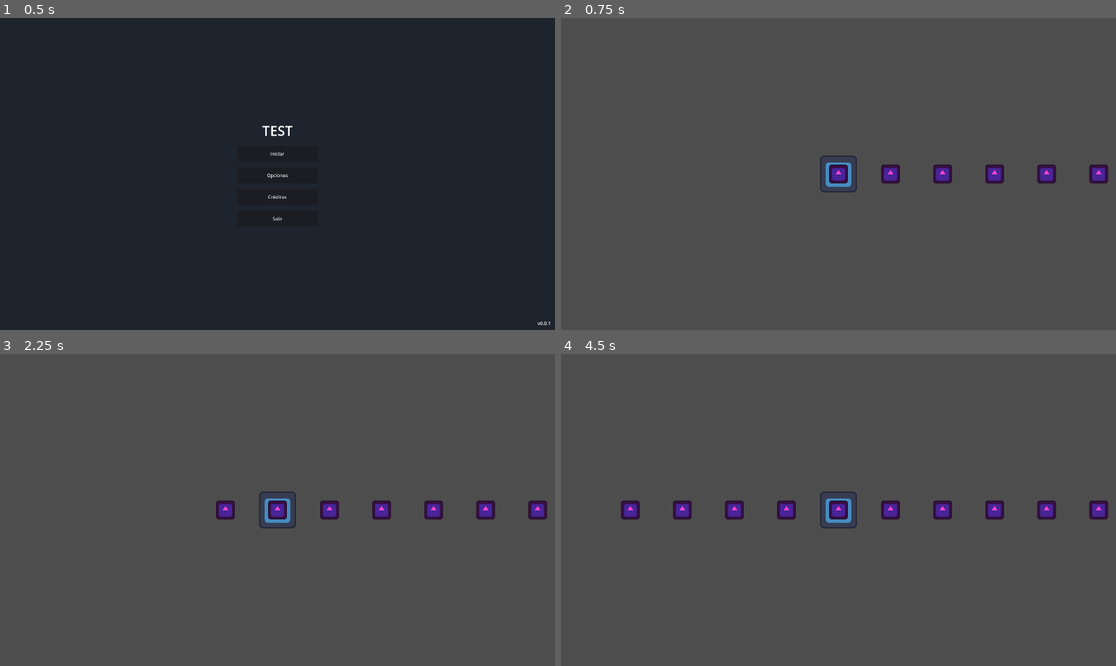
Above: before the commit, frames 1-4 (two rows, left to right).
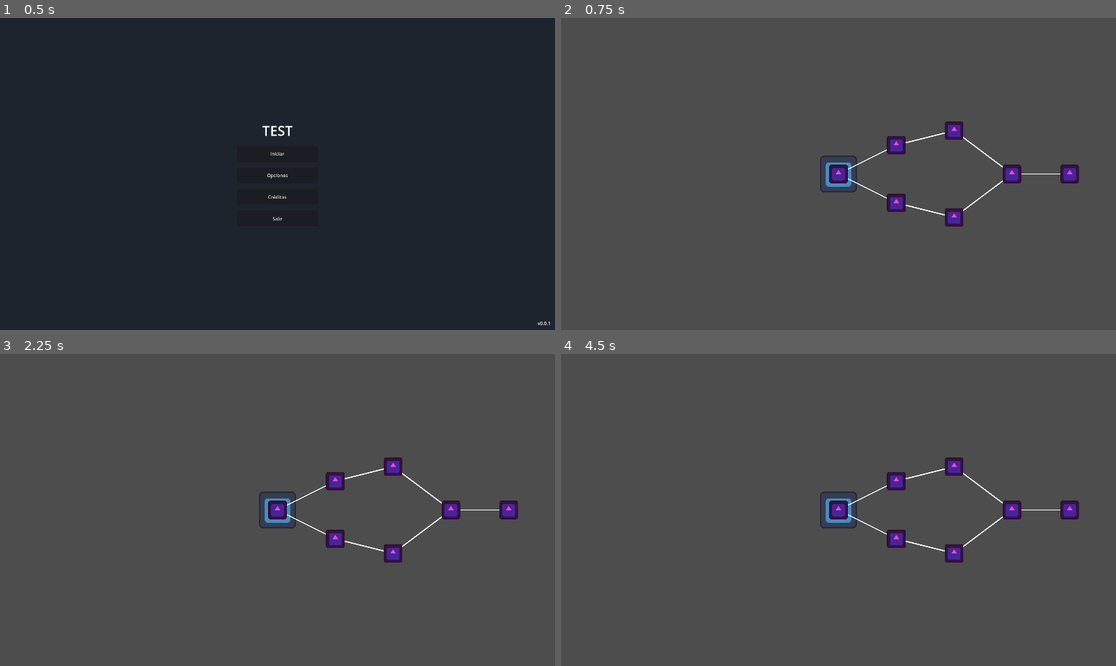
Above: after the commit, the same moments.

Repository: fedemuntaabski/test
Game: Godot game, scene res://scenes/main_menu.tscn
Same seed, same stepped clock (60 frames per second), same inputs: the game is played once before the commit and once after it. The engine's default icon, where the game draws it, is replaced by a stand-in: a white triangle on a blue panel in a dark square.
Inputs (mouse positions are in pixels of both pictures, inside the frame that each line leads up to):
- Up to frame 1 (0.5 s): no input
- Up to frame 2 (0.75 s): click "Iniciar" at 0.5 s
- Up to frame 3 (2.25 s): tap Enter at 1.25 s; move the mouse to (277, 510) at 1.27 s; press the mouse at (277, 510) at 1.28 s; tap Space at 2 s; move the mouse to (327, 510) at 2.02 s; release the mouse at (327, 510) at 2.03 s; click (327, 510) at 2.1 s
- Up to frame 4 (4.5 s): tap Enter at 2.75, 4.25 s; press the mouse at (888, 510) at 2.78 s; tap Space at 3.5 s; release the mouse at (888, 510) at 3.53 s; click (888, 510) at 3.6 s; press the mouse at (888, 510) at 4.28 s

Frame 1 is identical in both runs. In frame 2, 2.3% of the frame differs, in the area x 51-99%, y 33-67%; in frame 3, 2.5%; in frame 4, 3.1%, in the area x 10-99%, y 33-67%.

Commit message:
nodos y dibudos de lineas

Diff:
--- a/scripts/board.gd
+++ b/scripts/board.gd
@@ -1,35 +1,82 @@
 extends Node2D
 
 @export var tile_scene: PackedScene
-@export var tile_count: int = 12
+@export var tile_count: int = 7
+
 @onready var player = $"../Player"
 
+var player_index := 0
+var tiles := []
+var connections := {}
 
-var player_index = 0
-var tiles = []
+var tile_positions = {
+	0: Vector2(0, 0),
+
+	1: Vector2(200, -100),
+	2: Vector2(200, 100),
+
+	3: Vector2(400, -150),
+	4: Vector2(400, 150),
+
+	5: Vector2(600, 0),
+
+	6: Vector2(800, 0)
+}
 
 func _ready():
 	generate_board()
-	move_player(0)
+	setup_connections()
+	queue_redraw()
+	move_to_tile(0)
+	print(connections)
+
+func setup_connections():
+	connections[0] = [1, 2]
+	connections[1] = [3]
+	connections[2] = [4]
+	connections[3] = [5]
+	connections[4] = [5]
+	connections[5] = [6]
 
 func generate_board():
 	for i in range(tile_count):
 		var tile = tile_scene.instantiate()
 
 		tile.index = i
-		tile.position = Vector2(i * 180, 0)
-
+		tile.position = tile_positions[i]
 		tile.tile_clicked.connect(_on_tile_clicked)
 
 		add_child(tile)
 		tiles.append(tile)
 
 func _on_tile_clicked(index):
+	print("Estoy en:", player_index)
+	print("Intento moverme a:", index)
+
+	if can_move_to(index):
+		print("Movimiento válido")
+		move_to_tile(index)
+	else:
+		print("Movimiento inválido")
+
+func can_move_to(target_index):
+	if !connections.has(player_index):
+		return false
+
+	return target_index in connections[player_index]
+
+func move_to_tile(index):
 	player_index = index
+
 	var target_tile = tiles[index]
 	player.position = target_tile.position
 
-func move_player(steps):
-	player_index = (player_index + steps) % tile_count
-	var target_tile = tiles[player_index]
-	player.position = target_tile.position
+func _draw():
+	for from_index in connections:
+		for to_index in connections[from_index]:
+			draw_line(
+				tile_positions[from_index],
+				tile_positions[to_index],
+				Color.WHITE,
+				4.0
+			)
